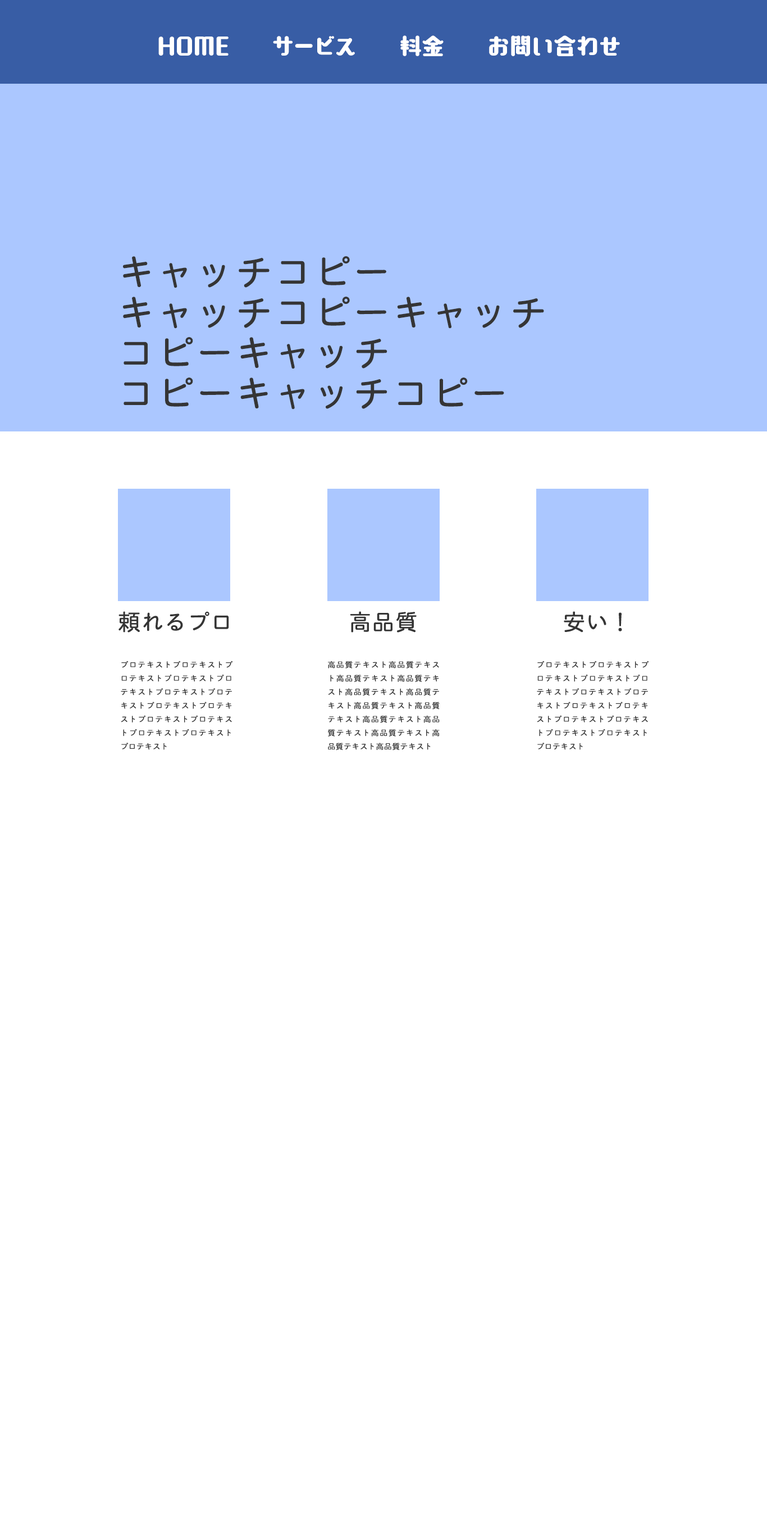
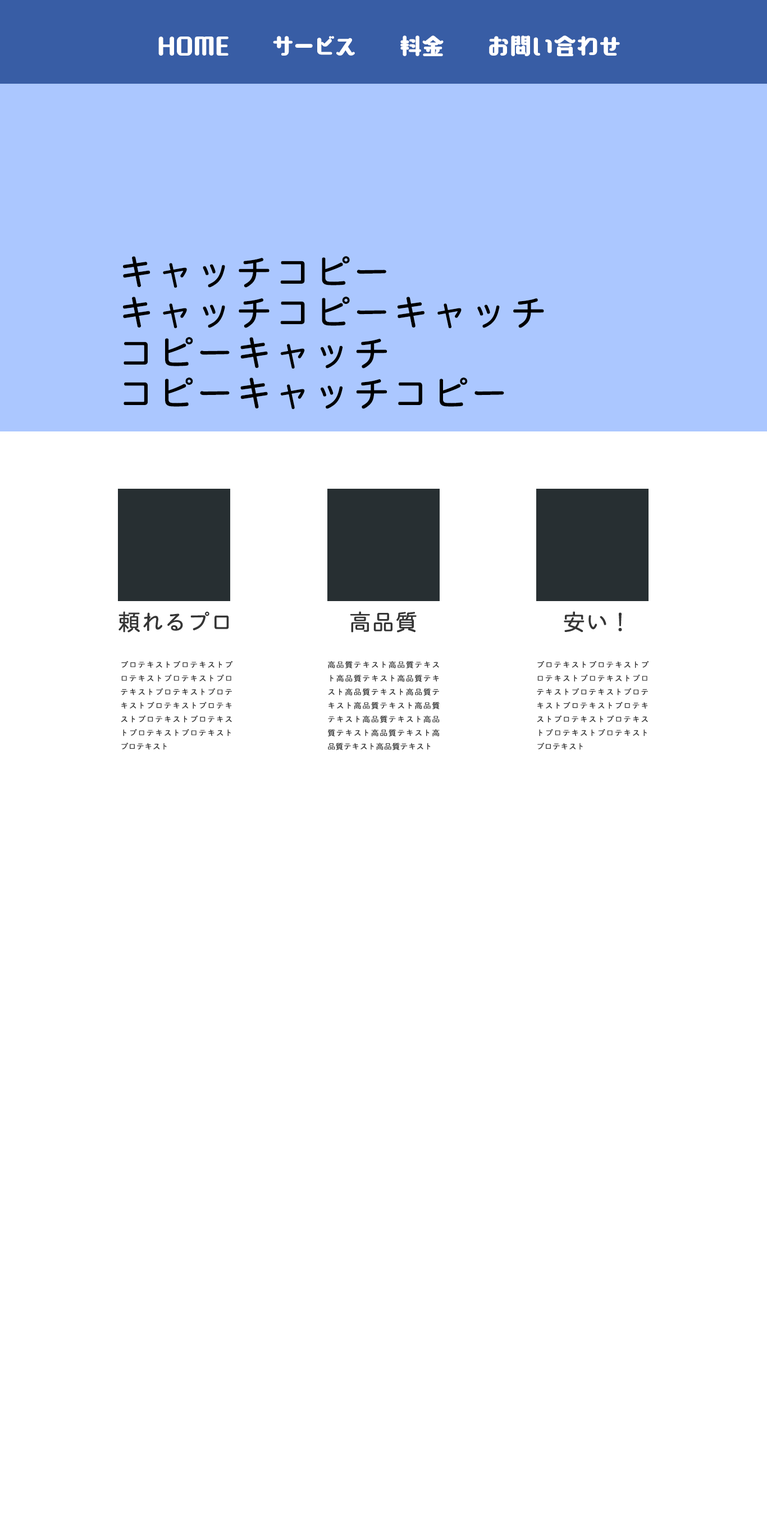
Layers edited between the first and the second w=767, h=1537 image:
painted on "キャッチコピー キャッチコピーキャッチ コピーキャッチ コピーキャッチコピー キャッチコピーキャッチコピー" over [123,256,545,410]
painted on "長方形 3" (1st of 3) over [536,488,649,602]
painted on "長方形 3" (2nd of 3) over [327,488,440,602]
painted on "長方形 3" (3rd of 3) over [117,488,231,602]
